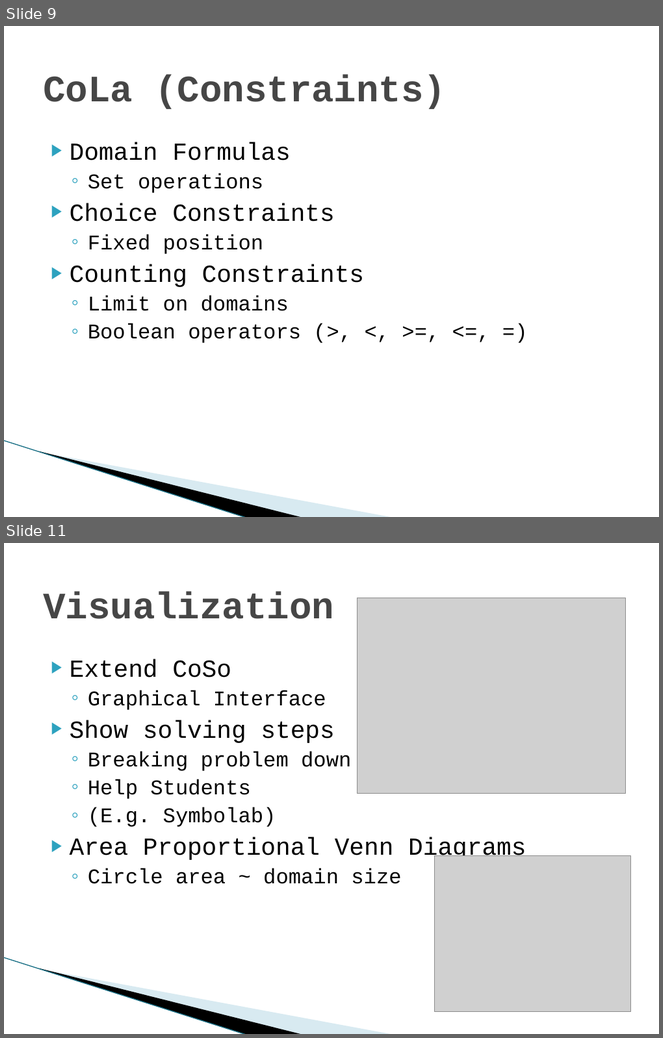
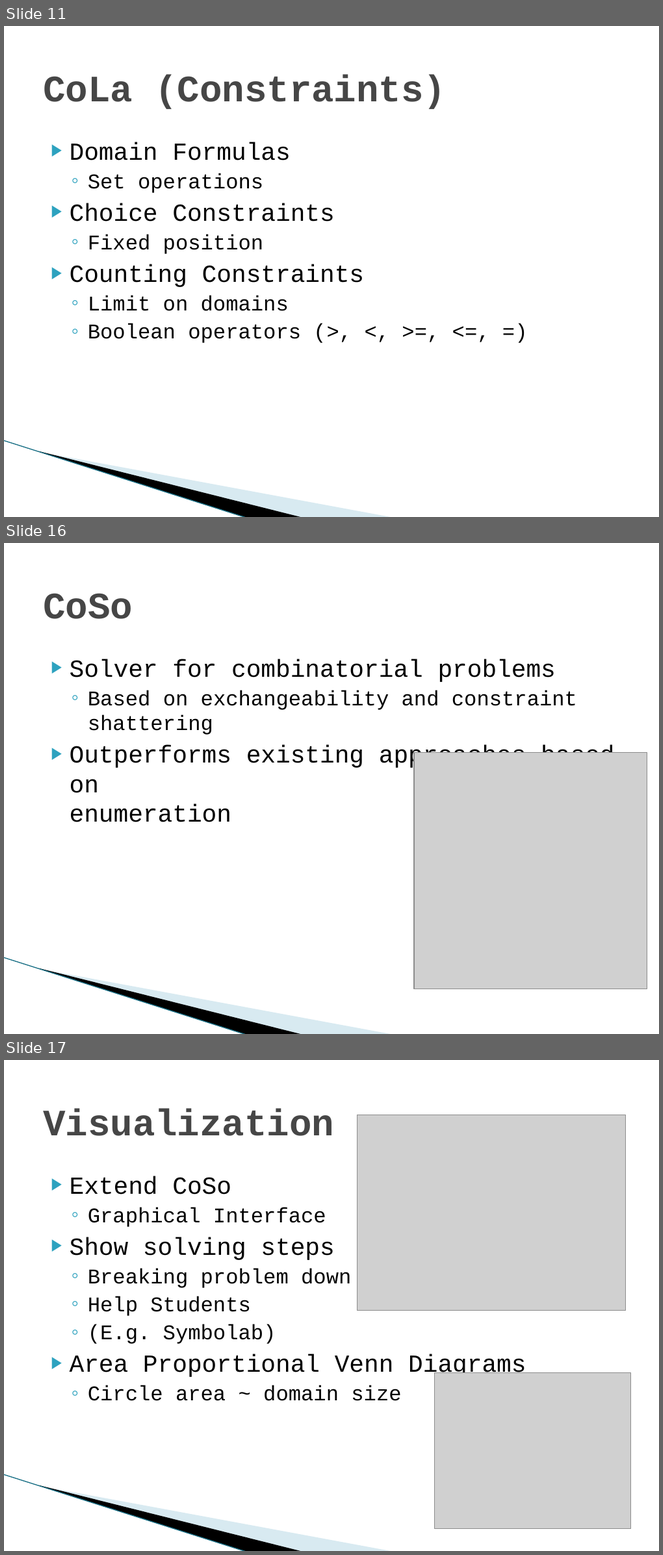
Before and after one commit to Mickaly13X/wv_project, a slide deck: Presentation.pptx. Shown one above the other, each under a label of ours: slides 9 and 11 before the commit, slides 11, 16 and 17 after it; the slides between them are not shown. The pictures are 663x1038 and 663x1555 pixels, drawn with LibreOffice and Linux fonts; fonts in the diff are those of the drawing; grey boxes stand for pictures; background and template pictures are left out. Boxes give left, top, right and bottom in pixels: in the first picture for what was removed or moved away, otherwise in the second. Text is boxed around its words. In the diff, an @@ line names an element or a change of style, - is before the commit and + after.

```diff
--- a/Presentation.pptx
+++ b/Presentation.pptx
@@ slide 16 added at box(4, 543, 659, 1034), background #FFFFFF; not listed: 3 template elements that a slide beside it also shows @@
@@ title added at box(43, 593, 133, 619), 41 pt, text #464646, bold @@
+CoSo
@@ text added at box(70, 659, 614, 770), 27 pt, text #000000 @@
+▶ Solver for combinatorial problems
+  ◦ Based on exchangeability and constraint shattering
+▶ Outperforms existing approaches based on
+  enumeration
@@ picture added at box(414, 753, 648, 989) @@
@@ what was slide 9 is now slide 11 @@
@@ what was slide 11 is now slide 17 @@
```
Also in this commit, not shown: 1 slide changed, 5 other slides added, 2 other files.
